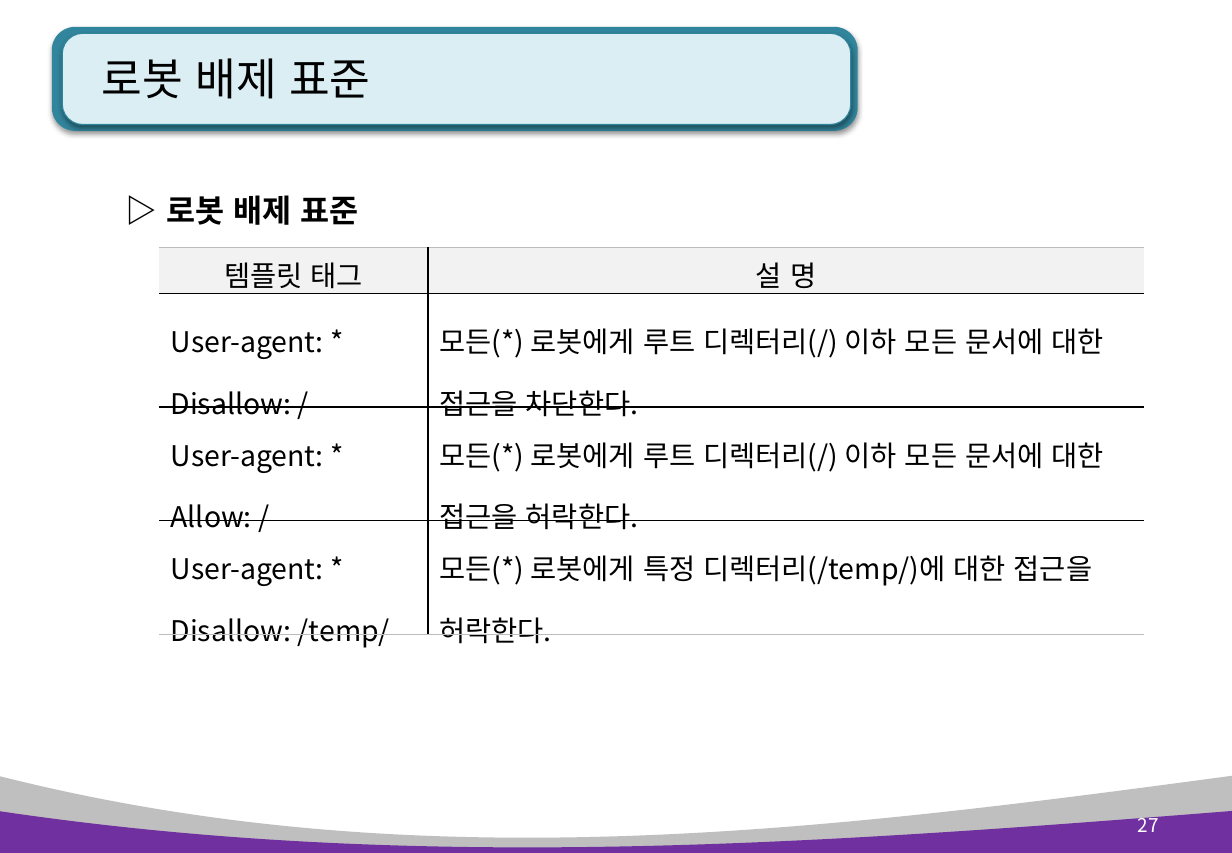
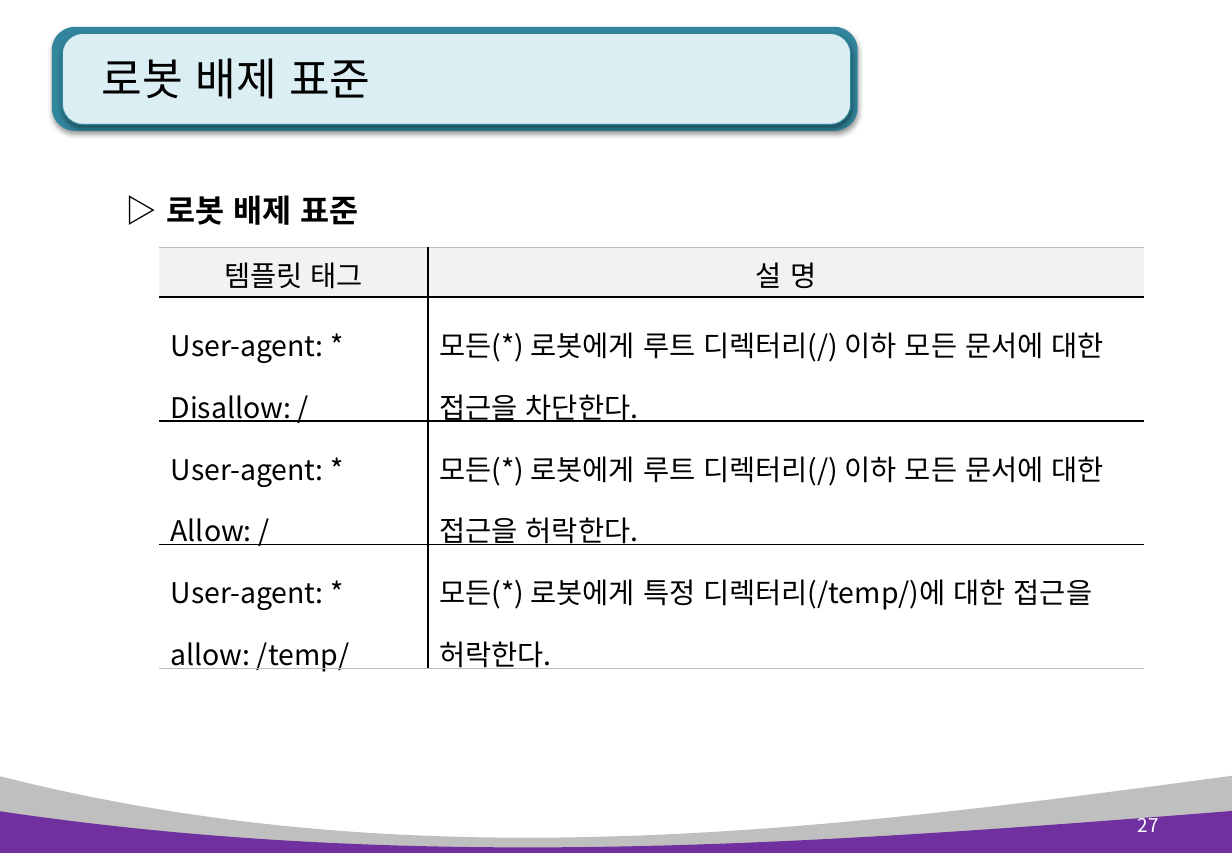
Before and after one commit to pshho/ngreen_project, a slide deck: slide 27 of pyWorks/자료/python_ppt/Python 12장. 정규표현식과 웹 스크래핑.pptx. Drawn at 1232x853 pixels with LibreOffice and Linux fonts; fonts in the diff are those of the drawing. Boxes give left, top, right and bottom in pixels: in the first picture for what was removed or moved away, otherwise in the second. Text is boxed around its words. In the diff, an @@ line names an element or a change of style, - is before the commit and + after.

```diff
--- a/pyWorks/자료/python_ppt/Python 12장. 정규표현식과 웹 스크래핑.pptx
+++ b/pyWorks/자료/python_ppt/Python 12장. 정규표현식과 웹 스크래핑.pptx
@@ table at <box>159,248,1144,676</box> @@
-row 4, column 1: User-agent: * / Disallow: /temp/
+row 4, column 1: User-agent: * / allow: /temp/
```
Also in this commit, not shown: 14 other slides changed, 1 slide added, 32 other files.
